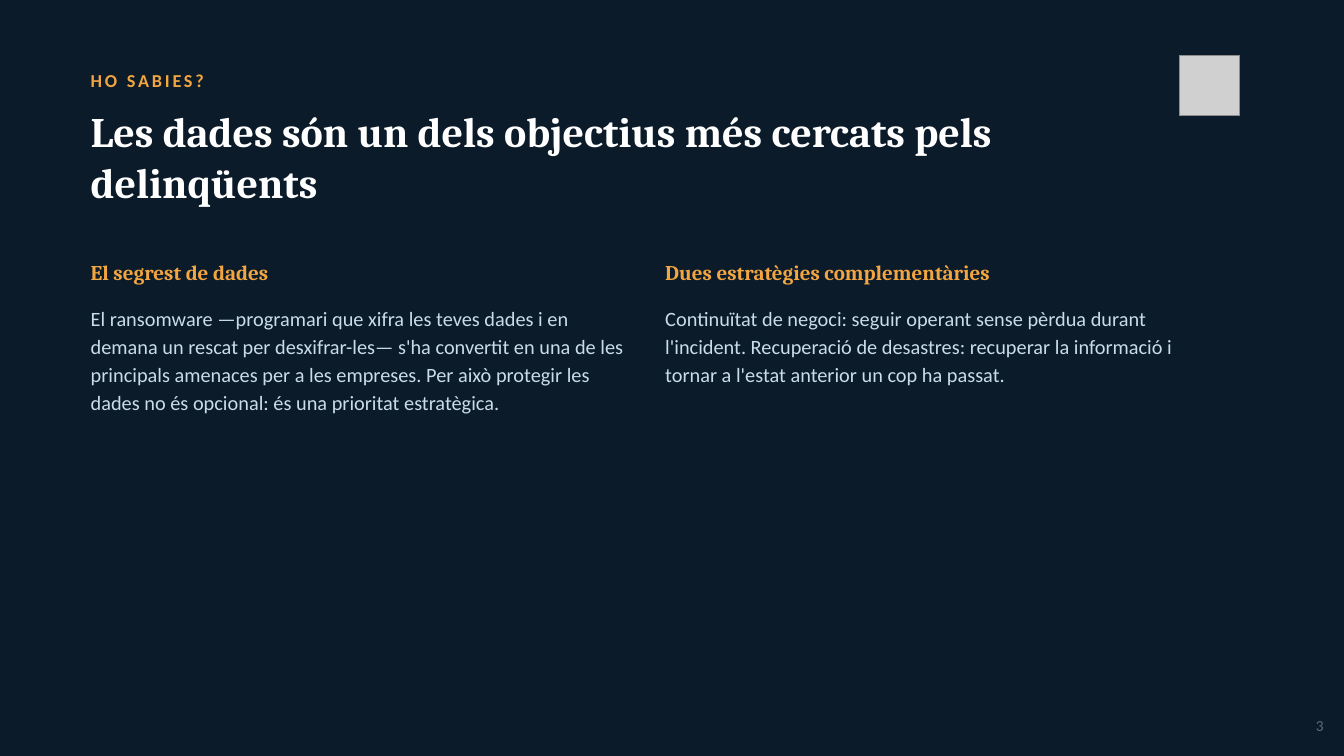
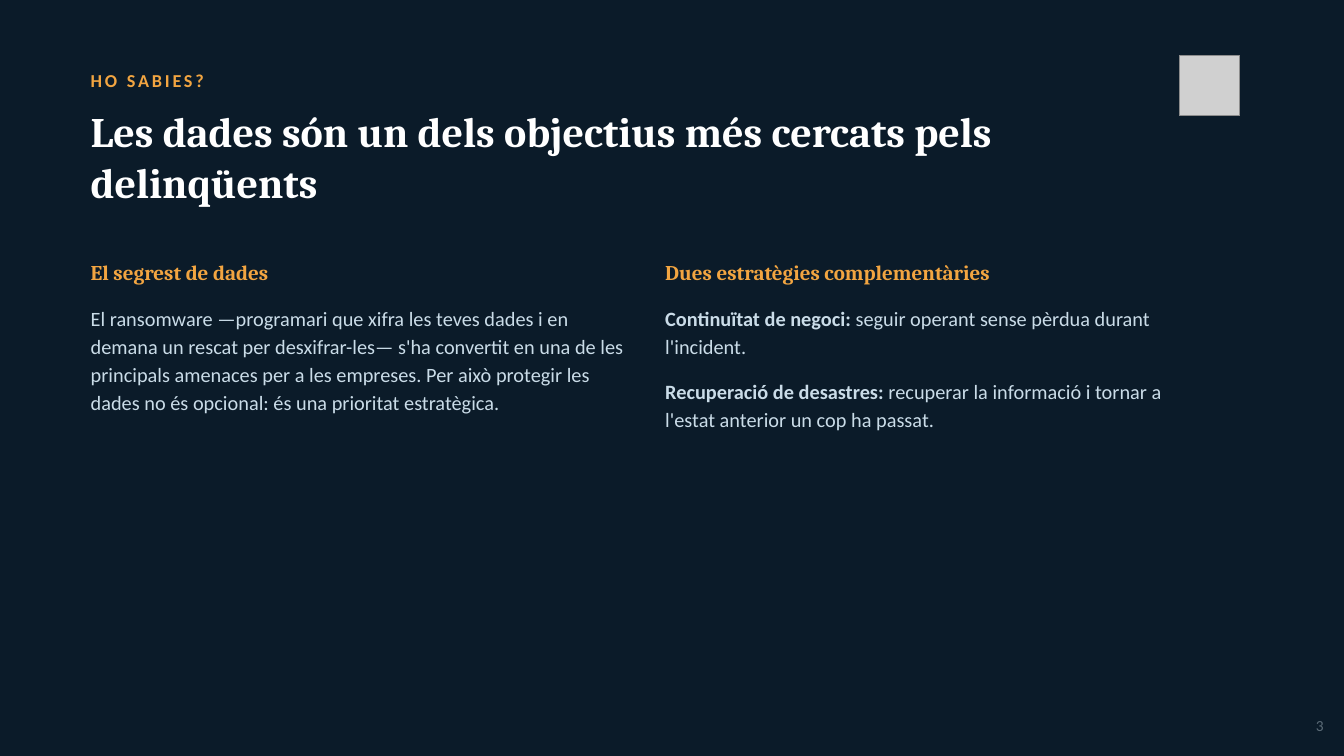
Before and after one commit to joansanchezescudero/SMX_0226_Seguretat_Informatica, a slide deck: slide 3 of RA2 - Emmagatzematge i copies de seguretat/AA1 - Protegint les dades/RA2_AA1_Protegint_les_dades.pptx. Drawn at 1344x756 pixels with LibreOffice and Linux fonts; fonts in the diff are those of the drawing; grey boxes stand for pictures. Boxes give left, top, right and bottom in pixels: in the first picture for what was removed or moved away, otherwise in the second. Text is boxed around its words. In the diff, an @@ line names an element or a change of style, - is before the commit and + after.

```diff
--- a/RA2 - Emmagatzematge i copies de seguretat/AA1 - Protegint les dades/RA2_AA1_Protegint_les_dades.pptx
+++ b/RA2 - Emmagatzematge i copies de seguretat/AA1 - Protegint les dades/RA2_AA1_Protegint_les_dades.pptx
@@ text at (x1=665, y1=311, x2=1162, y2=431): text changed @@
-Continuïtat de negoci: seguir operant sense pèrdua durant l'incident. Recuperació de desastres: recuperar la informació i tornar a l'estat anterior un cop ha passat.
+Continuïtat de negoci: seguir operant sense pèrdua durant l'incident.
+Recuperació de desastres: recuperar la informació i tornar a l'estat anterior un cop ha passat.
```
Also in this commit, not shown: 2 other slides changed, 1 other file.
